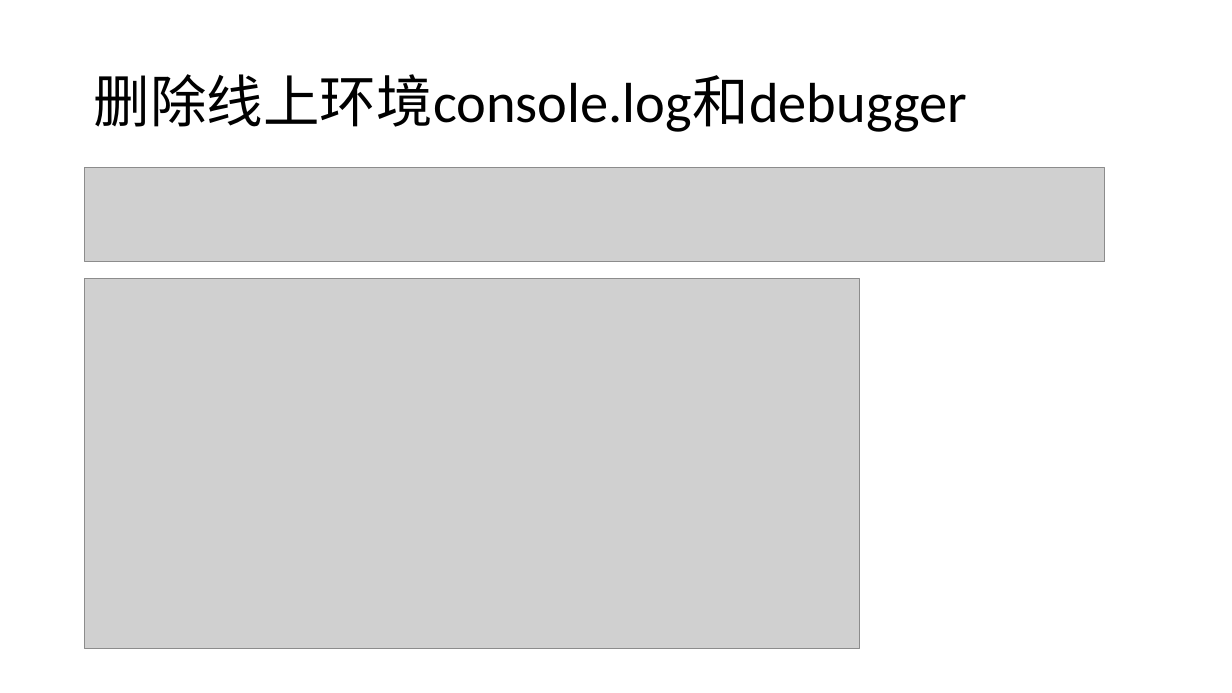
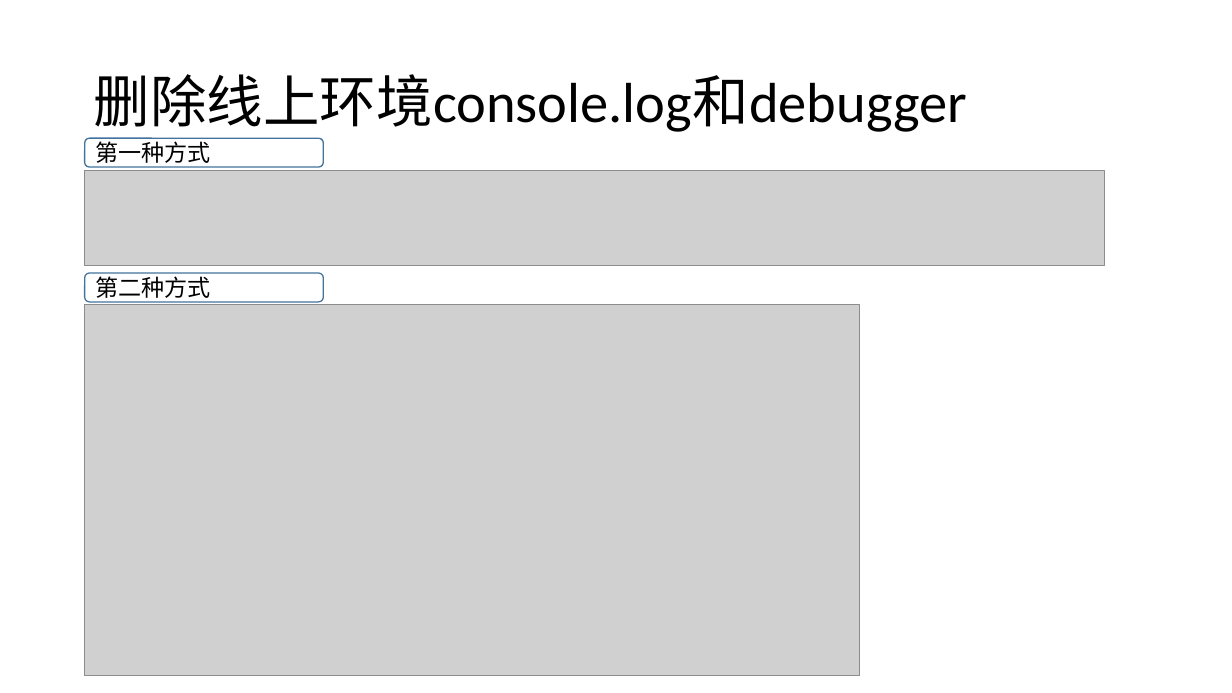
Before and after one commit to liwenxin-jam/vuecli3-starter, a slide deck: slide 12 of doc/vue-cli3.pptx. Drawn at 1232x693 pixels with LibreOffice and Linux fonts; fonts in the diff are those of the drawing; grey boxes stand for pictures. Boxes give left, top, right and bottom in pixels: in the first picture for what was removed or moved away, otherwise in the second. Text is boxed around its words. In the diff, an @@ line names an element or a change of style, - is before the commit and + after.

Commit message:
update

```diff
--- a/doc/vue-cli3.pptx
+++ b/doc/vue-cli3.pptx
@@ rounded rectangle added at (x1=85, y1=139, x2=323, y2=167), outline #43739E 1 pt, 18 pt, text #000000 @@
+第一种方式
@@ picture moved from (x1=85, y1=167, x2=1105, y2=262) to (x1=85, y1=171, x2=1105, y2=265) @@
@@ rounded rectangle added at (x1=85, y1=273, x2=323, y2=301), outline #43739E 1 pt, 18 pt, text #000000 @@
+第二种方式
@@ picture moved from (x1=85, y1=278, x2=860, y2=649) to (x1=85, y1=305, x2=860, y2=676) @@
```
Also in this commit, not shown: 1 slide added.
